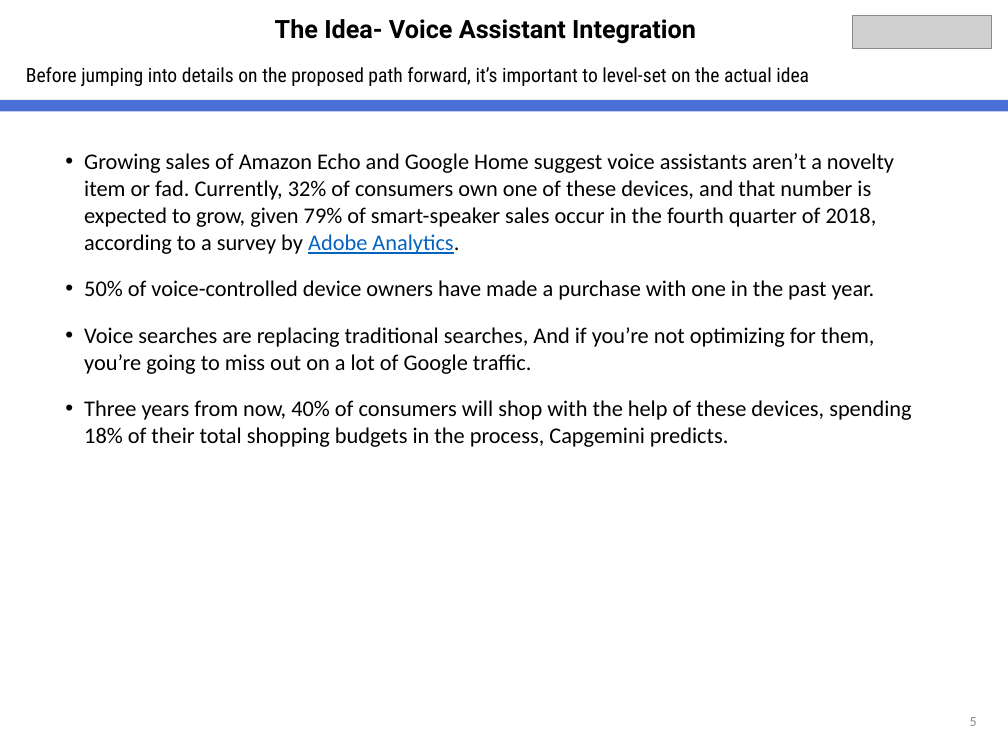
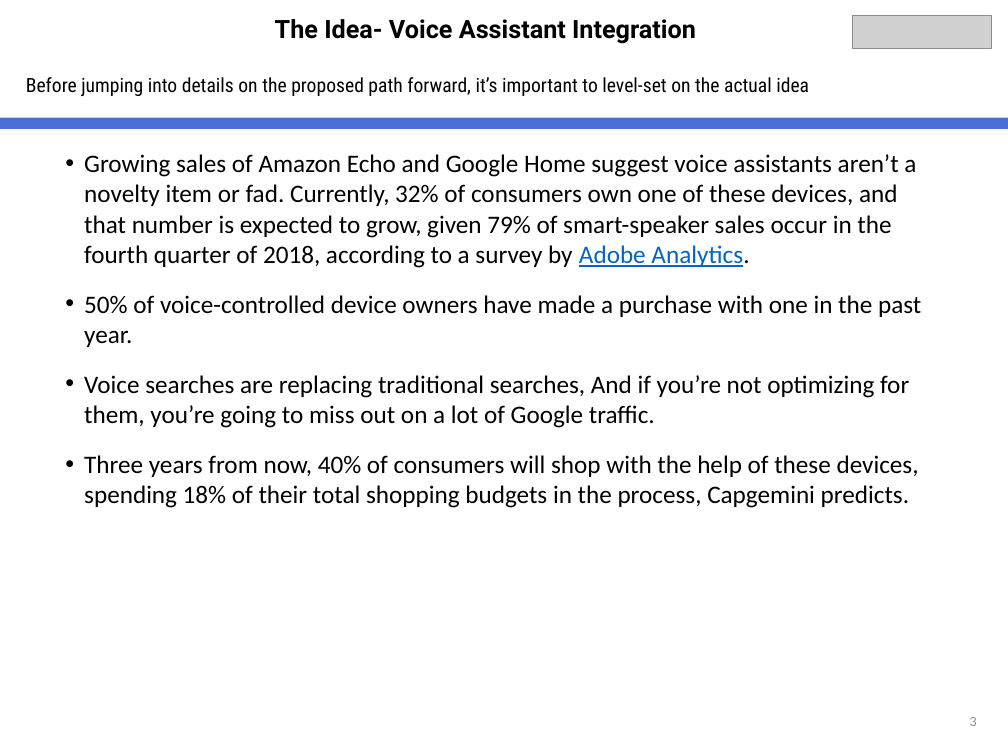
Before and after one commit to kulwantyadav101/Team3-HackTheMachine, a slide deck: slide 3 of presentation/SoftWidget Alexa Integration.pptx. Drawn at 1008x756 pixels with LibreOffice and Linux fonts; fonts in the diff are those of the drawing; grey boxes stand for pictures. Boxes give left, top, right and bottom in pixels: in the first picture for what was removed or moved away, otherwise in the second. Text is boxed around its words. In the diff, an @@ line names an element or a change of style, - is before the commit and + after.

```diff
--- a/presentation/SoftWidget Alexa Integration.pptx
+++ b/presentation/SoftWidget Alexa Integration.pptx
@@ text "Before jumping into details on ...": place and size @@
-text "Before jumping into details on ..." at (26,67,809,86)
+text "Before jumping into details on ..." at (26,77,809,96)
@@ rectangle: place and size @@
-rectangle at (0,100,1008,111)
+rectangle at (0,118,1008,129)
@@ text "Growing sales of Amazon Echo ..." at (84,154,921,508): size 16 to 18 pt @@
@@ text at (970,717,977,726): text changed @@
-5
+3
```
Also in this commit, not shown: 5 other slides changed.
